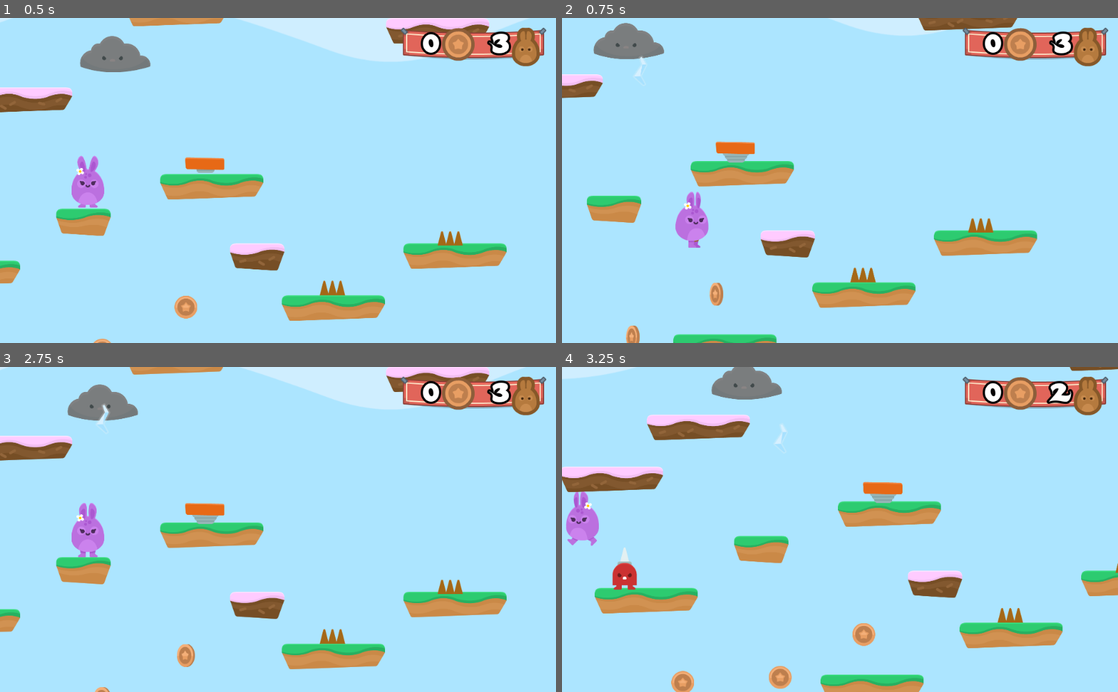
Above: before the commit, frames 1-4 (two rows, left to right).
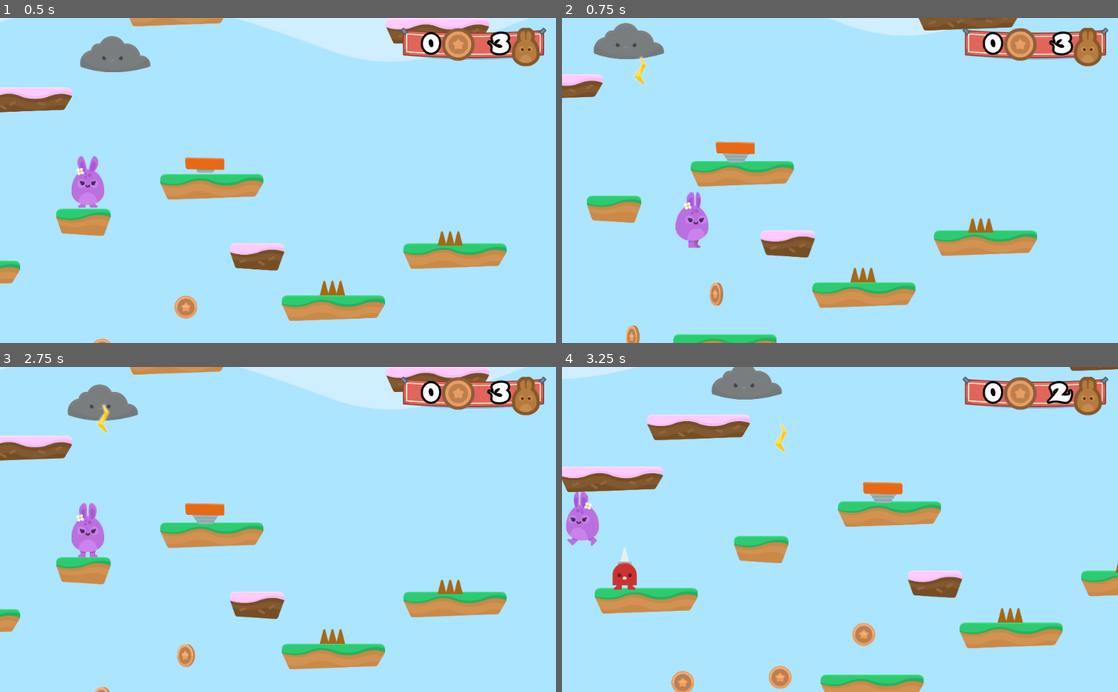
Above: after the commit, the same moments.

Repository: andredarcie/discovering-godot-course
Game: Godot game, scene res://Levels/Level1.tscn
Two runs of this game, one before a commit and one after it. Both use one fixed random seed, a clock stepped at 60 frames per second and the inputs below.
Inputs (mouse positions are in pixels of both pictures, inside the frame that each line leads up to):
- Up to frame 1 (0.5 s): no input
- Up to frame 2 (0.75 s): hold D (right) from 0.53 s (still down)
- Up to frame 3 (2.75 s): tap Space (Jump) at 0.77, 1.52 s; release D (right) at 2 s; click (378, 575) at 2 s
- Up to frame 4 (3.25 s): hold A (left) from 2.78 s (still down)

Frame 1 is identical in both runs. In frame 2, less than 0.1% of the frame differs, in the area x 13-16%, y 11-21%; in frame 3, less than 0.1%; in frame 4, less than 0.1%, in the area x 38-41%, y 17-27%.

Commit message:
Pu cloud enemy in autoloop mode

Diff:
--- a/Hoppy Days/NPCs/Cloud.tscn
+++ b/Hoppy Days/NPCs/Cloud.tscn
@@ -6,6 +6,7 @@
 [sub_resource type="Animation" id=1]
 resource_name = "CloudDrift"
 length = 8.0
+loop = true
 step = 1.0
 tracks/0/type = "value"
 tracks/0/path = NodePath(".:position")
--- a/Hoppy Days/NPCs/Lightning.tscn
+++ b/Hoppy Days/NPCs/Lightning.tscn
@@ -24,6 +24,7 @@
 
 [node name="AnimatedSprite" type="AnimatedSprite" parent="Area2D"]
 frames = SubResource( 1 )
+frame = 1
 playing = true
 
 [node name="CollisionShape2D" type="CollisionShape2D" parent="Area2D"]
